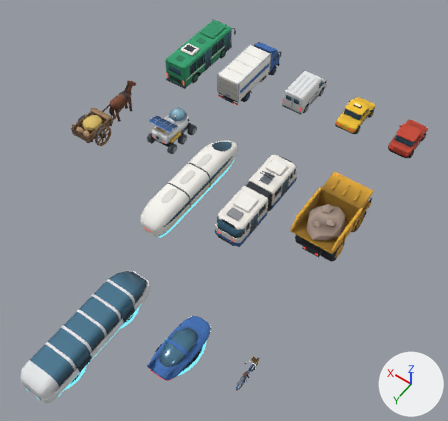
Two versions of the Blender file assets/blender/kit/vehicles_road.blend, one commit apart.
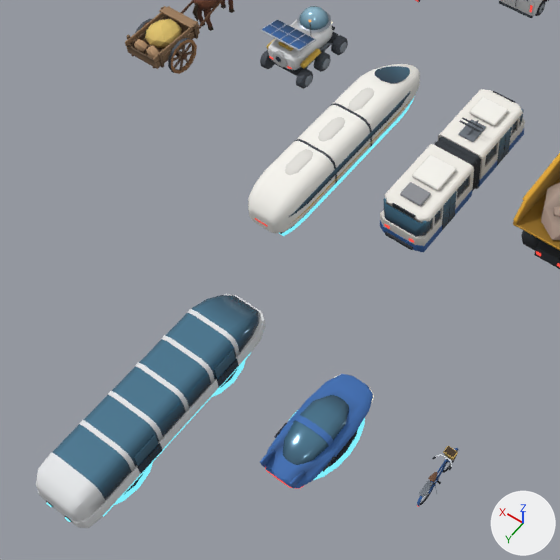
Each version appears first whole from a camera (50 mm lens) standing at (-3.44, 18.12, 16.83) and looking at (4.04, 7.65, 0.38), and next in a close-up on the part from 0% to 71% of the width and 25% to 100% of the height. The axes (+X, +Y, +Z) are drawn at lower right. The lights are the same throughout. The older version's two pictures come first.

In view in the first close-up: 'cart', 'haul-truck', 'hover-bus', 'hover-car', 'maglev', 'rover', 'tram' and 2 more.
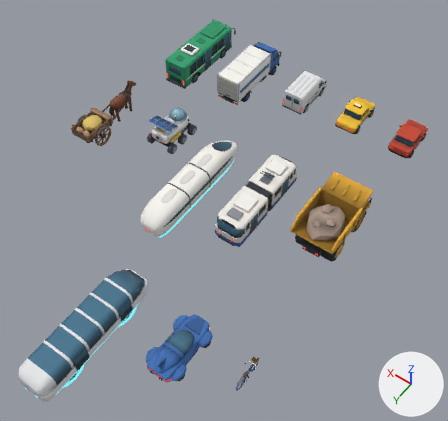
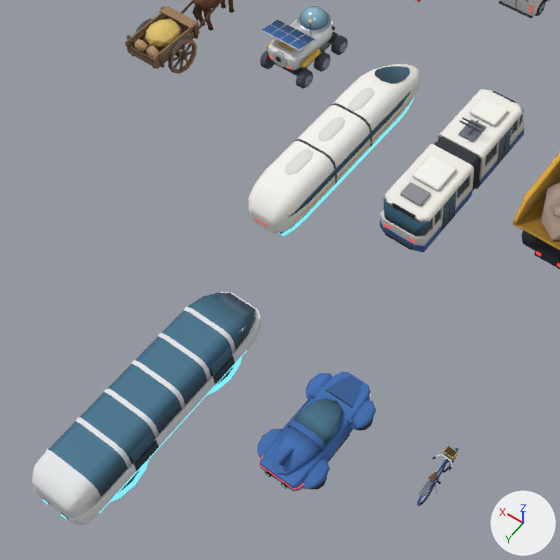
What differs and where, as boxes [x1, y1, x2, y2] in the close-ups (560 x 560 px):
'hover-bus', moved: before [36, 294, 265, 528]; after [32, 292, 262, 525]
'hover-car', reshaped, moved: before [260, 374, 374, 489]; after [257, 372, 376, 491]
part 1 of me_hover_car, deleted (blue): before [260, 374, 374, 489]
part 2 of me_hover_car, reshaped: before [324, 465, 338, 476]; after [257, 372, 376, 491]

What the commit changed:
me_hover_car is used by ob_hover_car; location (2.14, 12.4, 0.0).
me_hover_car had 2964 vertices, 988 faces and spanned x -0.6..0.6, y -1.06..1.12, z 0.18..0.81.
me_hover_car now has 4140 vertices, 1380 faces and spans x -0.64..0.64, y -1.07..1.1, z 0.18..0.83.
me_hover_car part 1: 965 loose pieces with 2895 vertices, spanning x -0.6..0.6, y -1.06..1.12, z 0.18..0.81, are deleted.
me_hover_car part 2: 63 vertices removed from x -0.57..0.49, y -0.56..0.84, z 0.18..0.25; 4134 vertices added at x -0.64..0.64, y -1.07..1.1, z 0.18..0.83.
Other edits to the shape of me_hover_car do not show in these pictures.
Object 'hover-car' (ob_hover_car) moves from (2.14, 12.4, 0.0) to (2.18, 12.41, 0.0).
Object 'hover-bus' (ob_hover_bus) moves from (4.53, 13.74, 0.0) to (4.61, 13.74, 0.0).
